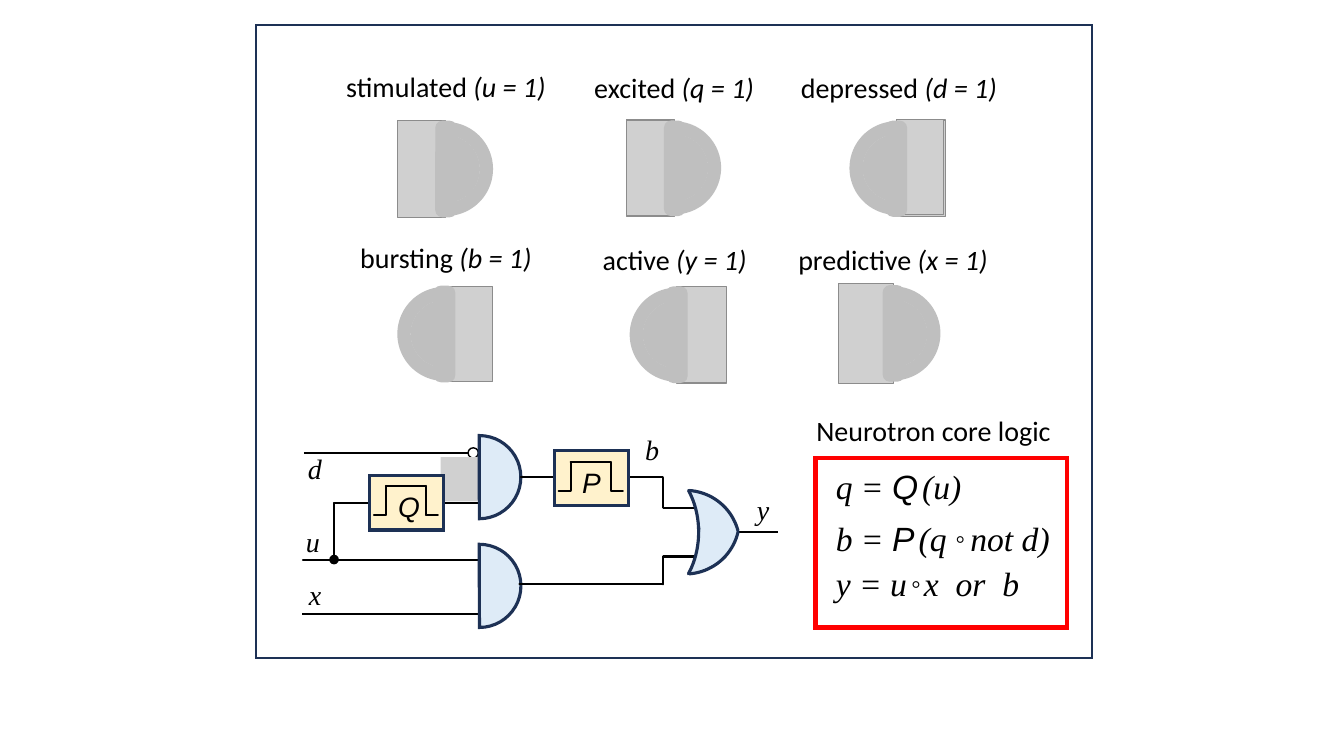
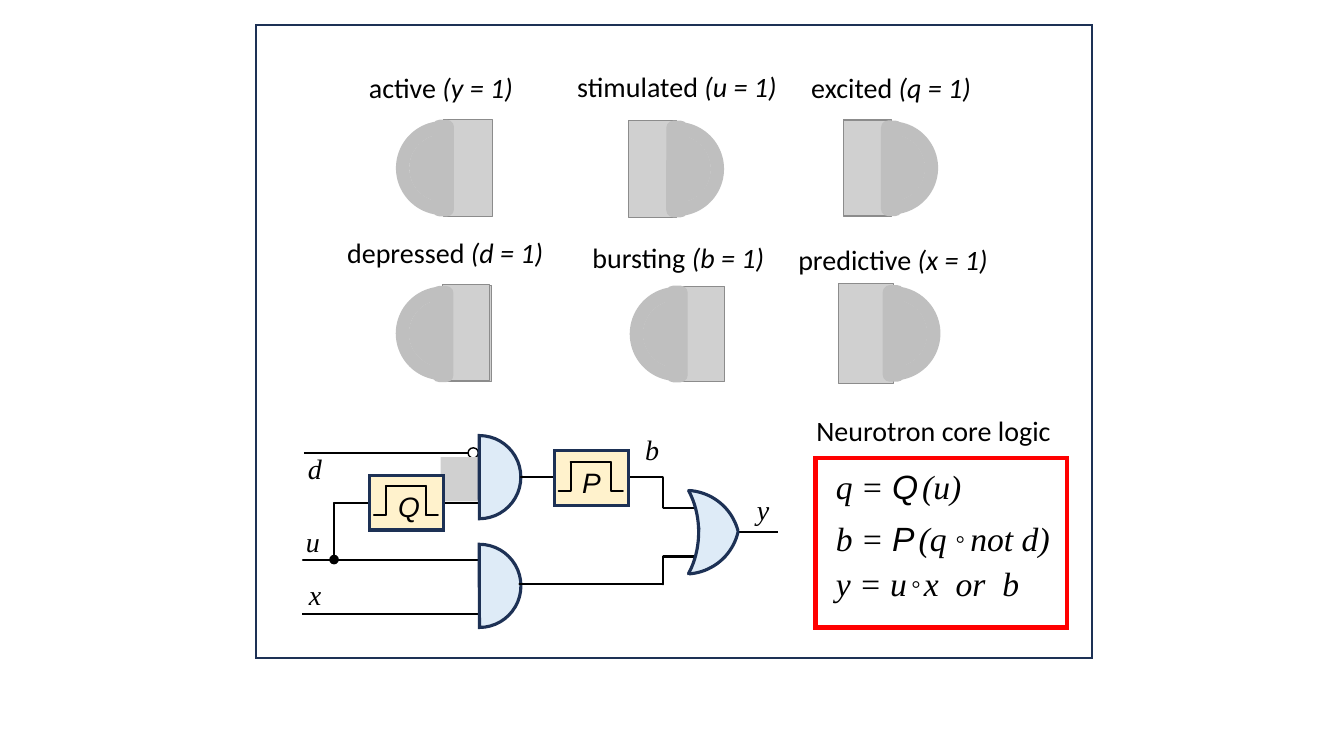
Before and after one commit to ihux/neural-study, a slide deck: slide 8 of paper/Neurotron/Neurotron - Images.pptx. Drawn at 1344x756 pixels with LibreOffice and Linux fonts; fonts in the diff are those of the drawing; grey boxes stand for pictures. Boxes give left, top, right and bottom in pixels: in the first picture for what was removed or moved away, otherwise in the second. Text is boxed around its words. In the diff, an @@ line names an element or a change of style, - is before the commit and + after.

Commit message:
ppt update

```diff
--- a/paper/Neurotron/Neurotron - Images.pptx
+++ b/paper/Neurotron/Neurotron - Images.pptx
@@ text "active (y = 1)": place and size @@
-text "active (y = 1)" at [603,249,747,275]
+text "active (y = 1)" at [369,77,513,103]
@@ donut: place and size @@
-donut at [397,287,491,381]
+donut at [396,121,490,215]
@@ ellipse: place and size @@
-ellipse at [410,300,478,368]
+ellipse at [409,134,477,202]
@@ rounded rectangle: place and size @@
-rounded rectangle at [666,286,689,383]
+rounded rectangle at [433,120,455,217]
@@ picture: place and size @@
-picture at [678,286,727,383]
+picture at [444,120,493,217]
@@ 2 pictures, 1 text, 1 donut, 1 ellipse, 1 rounded rectangle: place and size @@
-2 pictures, 1 text, 1 donut, 1 ellipse, 1 rounded rectangle at [594,77,754,217]
+2 pictures, 1 text, 1 donut, 1 ellipse, 1 rounded rectangle at [811,77,971,217]
@@ 2 pictures, 1 text, 1 donut, 1 ellipse, 1 rounded rectangle: place and size @@
-2 pictures, 1 text, 1 donut, 1 ellipse, 1 rounded rectangle at [801,77,997,217]
+2 pictures, 1 text, 1 donut, 1 ellipse, 1 rounded rectangle at [347,243,543,382]
@@ 2 pictures, 2 texts, 2 rounded rectangles, 1 donut, 1 ellipse: place and size @@
-2 pictures, 2 texts, 2 rounded rectangles, 1 donut, 1 ellipse at [346,76,546,382]
+2 pictures, 2 texts, 2 rounded rectangles, 1 donut, 1 ellipse at [577,76,777,382]
```
Also in this commit, not shown: 1 slide added.
